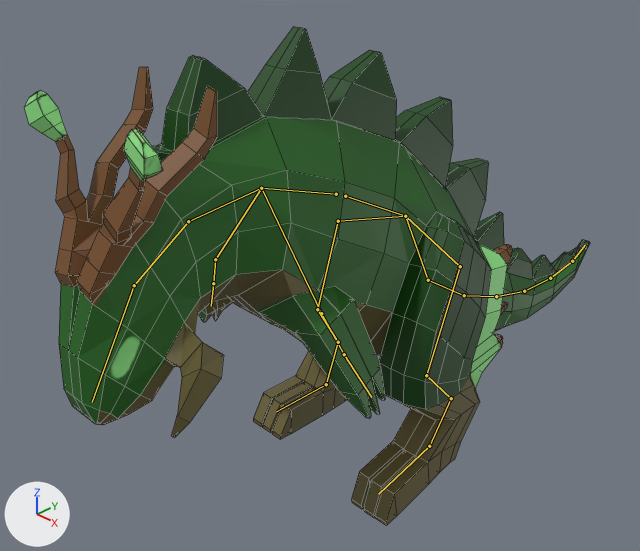
Renders of the Blender file Blender/enemy grass_area/ForestDragon/ForestDragon_Rigged_textured.blend from each side of a commit.
Rendered twice from a camera (50 mm lens) standing at (6.14, -7.43, 4.02) and looking at (-0.66, -0.7, -1.04). Arrows for +X, +Y and +Z are at lower left; the lights stay in place. Both versions are drawn at frame 60 of the action 'ArmatureAction.001'; the numbers are the values there. The bones that bend it are drawn over the model as lines. Mesh edges are drawn as thin lines.

In view in the first picture: 'ForestDragon'.
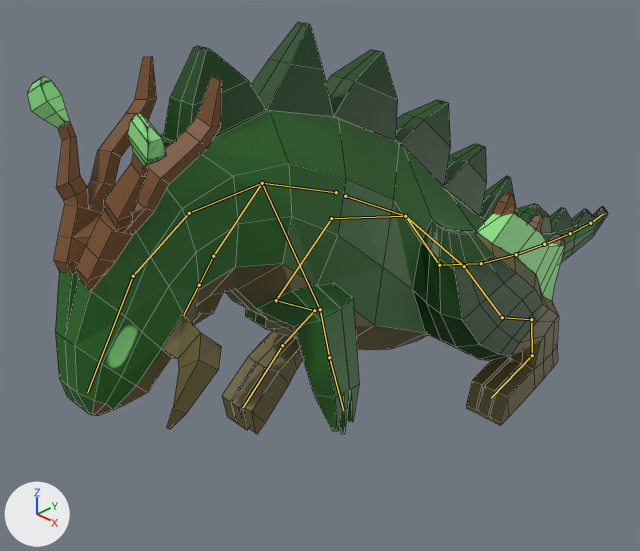
Changed parts and their boxes (x1, y1, x2, y2) in the pictures (640 x 551 px):
'ForestDragon', posed (17% shorter)
    before: (24, 27, 590, 526)
    after: (27, 22, 608, 434)
bone 'Bone', root to tip
    before: (336, 194) to (261, 188)
    after: (336, 192) to (262, 183)
bone 'Bone.024', root to tip
    before: (321, 313) to (344, 354)
    after: (320, 309) to (329, 357)
bone 'Bone.027', root to tip
    before: (215, 259) to (213, 283)
    after: (213, 256) to (199, 285)
bone 'Bone.012', root to tip
    before: (405, 216) to (428, 280)
    after: (405, 216) to (439, 265)
bone 'Bone.006', root to tip
    before: (428, 280) to (464, 295)
    after: (439, 265) to (481, 263)
bone 'Bone.007', root to tip
    before: (464, 295) to (496, 296)
    after: (481, 263) to (516, 254)
bone 'Bone.008', root to tip
    before: (496, 296) to (524, 291)
    after: (516, 254) to (544, 244)
bone 'Bone.009', root to tip
    before: (524, 291) to (550, 278)
    after: (544, 244) to (570, 233)
bone 'Bone.010', root to tip
    before: (550, 278) to (572, 261)
    after: (570, 233) to (590, 223)
bone 'Bone.011', root to tip
    before: (572, 261) to (585, 245)
    after: (590, 223) to (603, 214)
bone 'Bone.013', root to tip
    before: (405, 216) to (460, 266)
    after: (405, 216) to (464, 266)
bone 'Bone.014', root to tip
    before: (460, 266) to (426, 375)
    after: (464, 266) to (502, 317)
bone 'Bone.015', root to tip
    before: (426, 375) to (451, 398)
    after: (502, 317) to (531, 319)
bone 'Bone.019', root to tip
    before: (451, 398) to (429, 446)
    after: (531, 319) to (532, 355)
bone 'Bone.021', root to tip
    before: (429, 446) to (378, 494)
    after: (532, 355) to (491, 398)
bone 'Bone.016', root to tip
    before: (405, 216) to (338, 221)
    after: (405, 216) to (331, 218)
bone 'Bone.017', root to tip
    before: (338, 221) to (317, 309)
    after: (331, 218) to (276, 300)
bone 'Bone.018', root to tip
    before: (317, 309) to (338, 342)
    after: (276, 300) to (314, 310)
bone 'Bone.020', root to tip
    before: (338, 342) to (326, 384)
    after: (314, 310) to (282, 345)
bone 'Bone.022', root to tip
    before: (326, 384) to (276, 411)
    after: (282, 345) to (243, 407)

The change in detail:
Bone 'Bone' (bone_bone) moves from (0.0, 0.0, 0.0) to (0.0, 0.01, -0.02).
Bone 'Bone' (bone_bone) turns from (0, 0, 0) to (-2, 0, 0) degrees about its own x, y and z.
Bone 'Bone.024' (bone_bone_024) turns from (0, 0, 0) to (21, -11, -3) degrees about its own x, y and z.
Bone 'Bone.027' (bone_bone_027) turns from (0, 0, 0) to (22, 9, 3) degrees about its own x, y and z.
Bone 'Bone.012' (bone_bone_012) turns from (0, 0, 0) to (-13, 0, 0) degrees about its own x, y and z.
Bone 'Bone.006' (bone_bone_006) turns from (0, 0, 0) to (-2, 0, 0) degrees about its own x, y and z.
Bone 'Bone.007' (bone_bone_007) turns from (0, 0, 0) to (3, 0, 0) degrees about its own x, y and z.
Bone 'Bone.008' (bone_bone_008) turns from (0, 0, 0) to (4, 0, 0) degrees about its own x, y and z.
Bone 'Bone.009' (bone_bone_009) turns from (0, 0, 0) to (9, 0, 0) degrees about its own x, y and z.
Bone 'Bone.010' (bone_bone_010) turns from (0, 0, 0) to (-9, 0, 0) degrees about its own x, y and z.
Bone 'Bone.011' (bone_bone_011) turns from (0, 0, 0) to (-10, 1, 0) degrees about its own x, y and z.
Bone 'Bone.013' (bone_bone_013) turns from (0, 0, 0) to (-4, 13, -3) degrees about its own x, y and z.
Bone 'Bone.014' (bone_bone_014) moves from (0.0, 0.0, 0.0) to (0.0, 0.0, -0.01).
Bone 'Bone.014' (bone_bone_014) turns from (12, 0, 0) to (-39, 1, -1) degrees about its own x, y and z.
Bone 'Bone.015' (bone_bone_015) moves from (0.0, 0.0, 0.0) to (0.0, -0.01, -0.01).
Bone 'Bone.015' (bone_bone_015) turns from (-24, 0, 0) to (16, 0, 0) degrees about its own x, y and z.
Bone 'Bone.019' (bone_bone_019) moves from (0.0, 0.0, 0.0) to (0.0, 0.0, 0.01).
Bone 'Bone.019' (bone_bone_019) turns from (27, 0, 0) to (3, 0, 0) degrees about its own x, y and z.
Bone 'Bone.021' (bone_bone_021) turns from (27, 0, 0) to (-16, 0, 0) degrees about its own x, y and z.
Bone 'Bone.016' (bone_bone_016) turns from (0, 0, 0) to (6, 20, -2) degrees about its own x, y and z.
Bone 'Bone.017' (bone_bone_017) moves from (0.0, 0.0, 0.0) to (0.0, 0.0, 0.01).
Bone 'Bone.017' (bone_bone_017) turns from (0, 0, 0) to (12, 1, 0) degrees about its own x, y and z.
Bone 'Bone.018' (bone_bone_018) moves from (0.0, 0.0, 0.0) to (0.0, 0.01, 0.01).
Bone 'Bone.018' (bone_bone_018) turns from (0, 0, 0) to (-61, 1, 0) degrees about its own x, y and z.
Bone 'Bone.020' (bone_bone_020) moves from (0.0, 0.0, 0.0) to (0.0, 0.0, -0.01).
Bone 'Bone.020' (bone_bone_020) turns from (0, 0, 0) to (71, 0, 0) degrees about its own x, y and z.
Bone 'Bone.022' (bone_bone_022) turns from (0, 0, 0) to (86, 0, 0) degrees about its own x, y and z.
